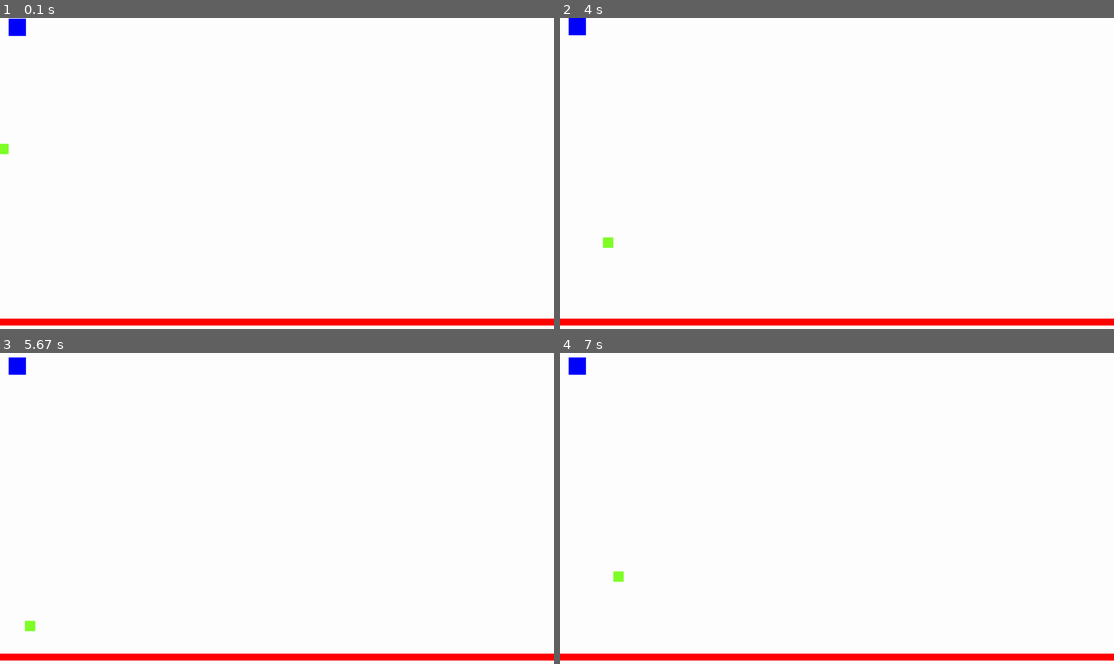
Above: before the commit, frames 1-4 (two rows, left to right).
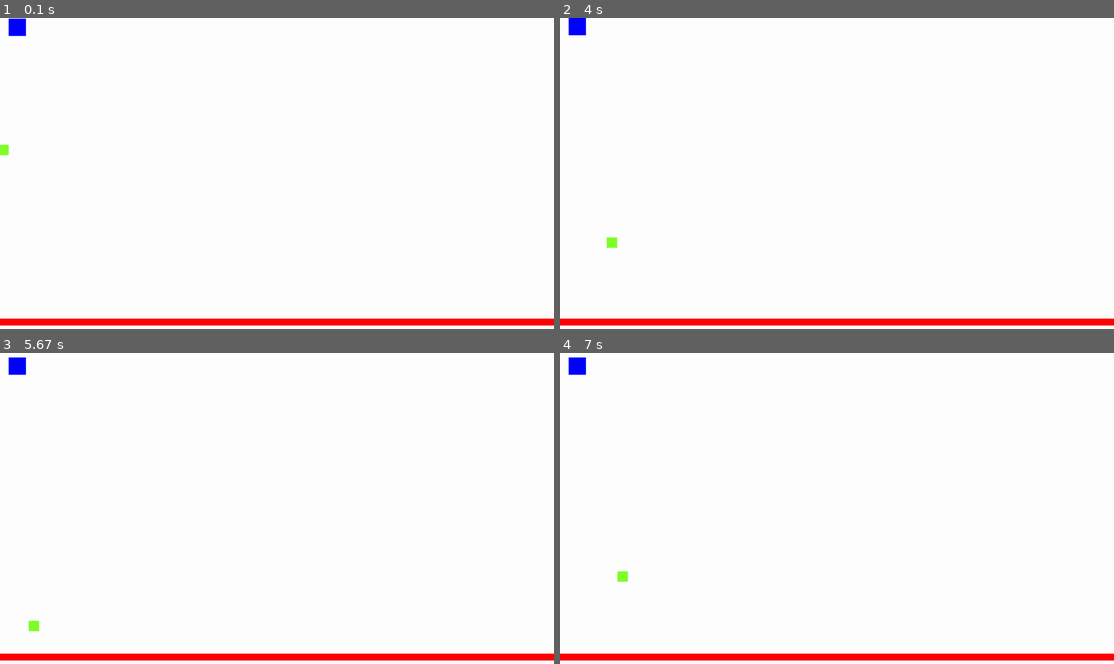
Above: after the commit, the same moments.

Repository: coinmoles/pygame-jam
Game: pygame game, started from main.py
Same seed, same stepped clock (60 frames per second), same inputs: the game is played once before the commit and once after it.
Inputs:
- Up to frame 1 (0.1 s): no input
- Up to frame 2 (4 s): hold Right 0.33-0.8 s; hold Right 0.83-1.3 s; hold Left 1.33-1.87 s; hold Left 1.9-2.3 s; hold Right 2.33-2.97 s; hold Left 3-3.47 s; hold Right 3.5-3.97 s; tap Space at 3.57, 3.87 s
- Up to frame 3 (5.67 s): hold Right 4-4.47 s; tap Space at 4.07, 4.37, 4.57, 4.87, 5.13, 5.43, 5.57 s; hold Left 4.5-5.03 s; hold Left 5.07-5.47 s; hold Right from 5.5 s (still down)
- Up to frame 4 (7 s): tap Space at 5.87, 6.23, 6.53, 6.73 s; release Right at 6.13 s; hold Left 6.17-6.63 s; hold Right from 6.67 s (still down)

The runs differ from the first frame. In frame 1, less than 0.1% of the frame differs, in the area x 0-2%, y 40-45%; in frame 2, less than 0.1%; in frame 3, less than 0.1%; in frame 4, less than 0.1%, in the area x 9-13%, y 70-74%.

Commit message:
Changed Collision stuff

Diff:
--- a/Entity/Player.py
+++ b/Entity/Player.py
@@ -51,15 +51,5 @@
 
         super().update()
 
-        self.rect.midbottom = self.pos
-
-        hits = pg.sprite.spritecollide(self, self.scene.platforms, False)
-        if hits:
-            self.pos.y = hits[0].rect.top + 1
-            self.vel.y = 0
-            self.grounded = True
-        else:
-            self.grounded = False
-
     def dead(self):
         pass
--- a/Game.py
+++ b/Game.py
@@ -7,8 +7,8 @@
 class Game:
     def __init__(self):
         pg.init()
-        self.currentScene = GameScene(self, Map1)
         self.screen = pg.display.set_mode((SCREEN.width, SCREEN.height), 0, 32)
+        self.currentScene = GameScene(self.screen, Map1)
         self.clock = pg.time.Clock()
 
     def run(self):
--- a/Scene/GameScene.py
+++ b/Scene/GameScene.py
@@ -6,8 +6,8 @@
 
 
 class GameScene(Scene):
-    def __init__(self, game, map):
-        super().__init__(game)
+    def __init__(self, screen, map):
+        super().__init__(screen)
         self.platforms = pg.sprite.Group()
         self.items = pg.sprite.Group()
 
@@ -17,18 +17,30 @@
 
         self.platforms.add(platform)
         self.items.add(item)
+
         self.entityList.add(self.player)
         self.entityList.add(platform)
         self.entityList.add(item)
 
     def update(self):
-        super().update()
         self.player.move()
         for entity in self.entityList:
             entity.update()
+        self.handle_collision()
+
+        super().update()
 
     def handle_event(self, event):
         super().handle_event(event)
         if event.type == pg.KEYDOWN:
             if event.key == pg.K_SPACE:
                 self.player.jump()
+
+    def handle_collision(self):
+        hits = pg.sprite.spritecollide(self.player, self.platforms, False)
+        if hits:
+            self.player.pos.y = hits[0].rect.top + 1
+            self.player.vel.y = 0
+            self.player.grounded = True
+        else:
+            self.player.grounded = False
--- a/Scene/Scene.py
+++ b/Scene/Scene.py
@@ -3,9 +3,9 @@
 
 
 class Scene:
-    def __init__(self, game):
+    def __init__(self, screen):
         self.entityList = pg.sprite.Group()
-        self.game = game
+        self.screen = screen
 
     def scene_start(self):
         pass
@@ -14,10 +14,10 @@
         for event in pg.event.get():
             self.handle_event(event)
 
-        self.game.screen.fill((255, 255, 255))
+        self.screen.fill((255, 255, 255))
 
         for entity in self.entityList:
-            self.game.screen.blit(entity.surf, entity.rect)
+            self.screen.blit(entity.surf, entity.rect)
 
     def scene_end(self):
         pass
